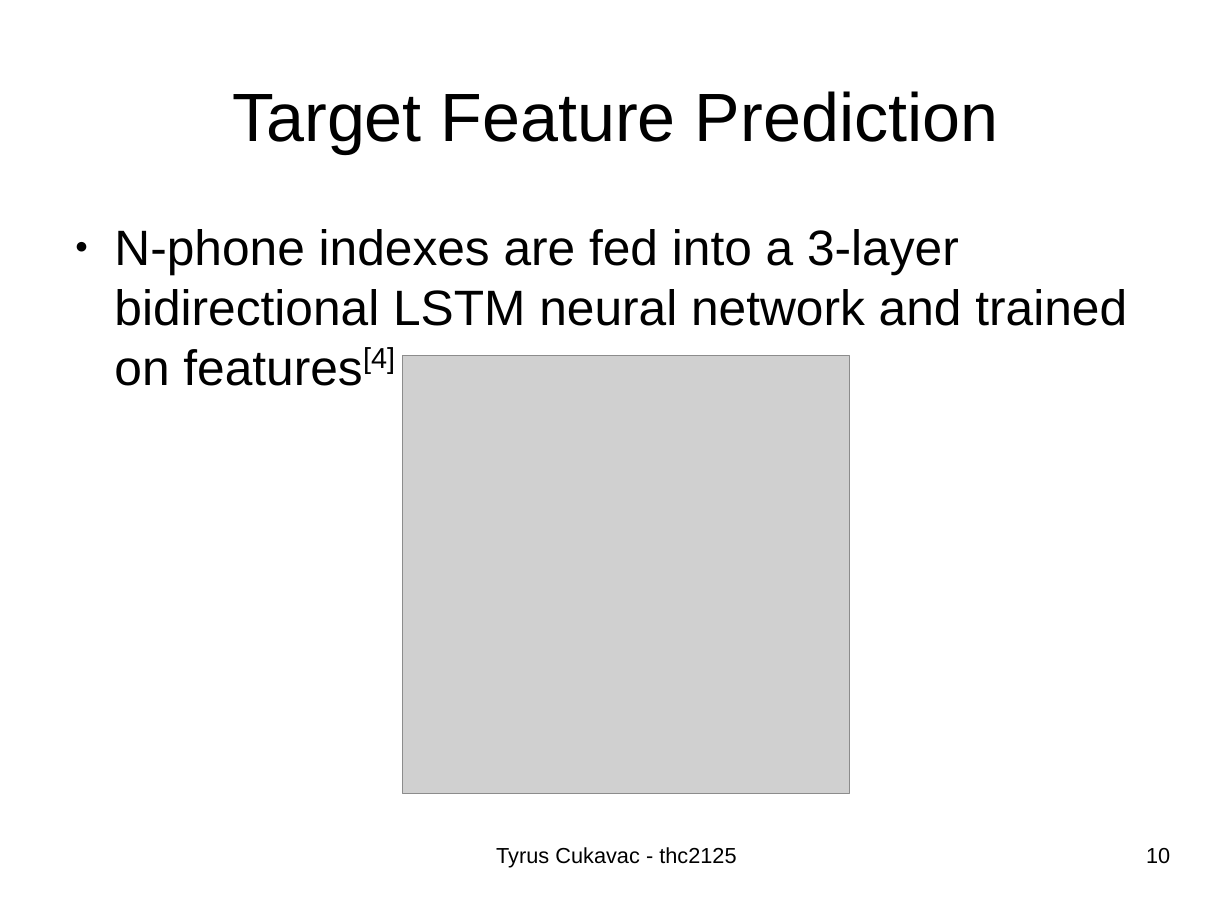
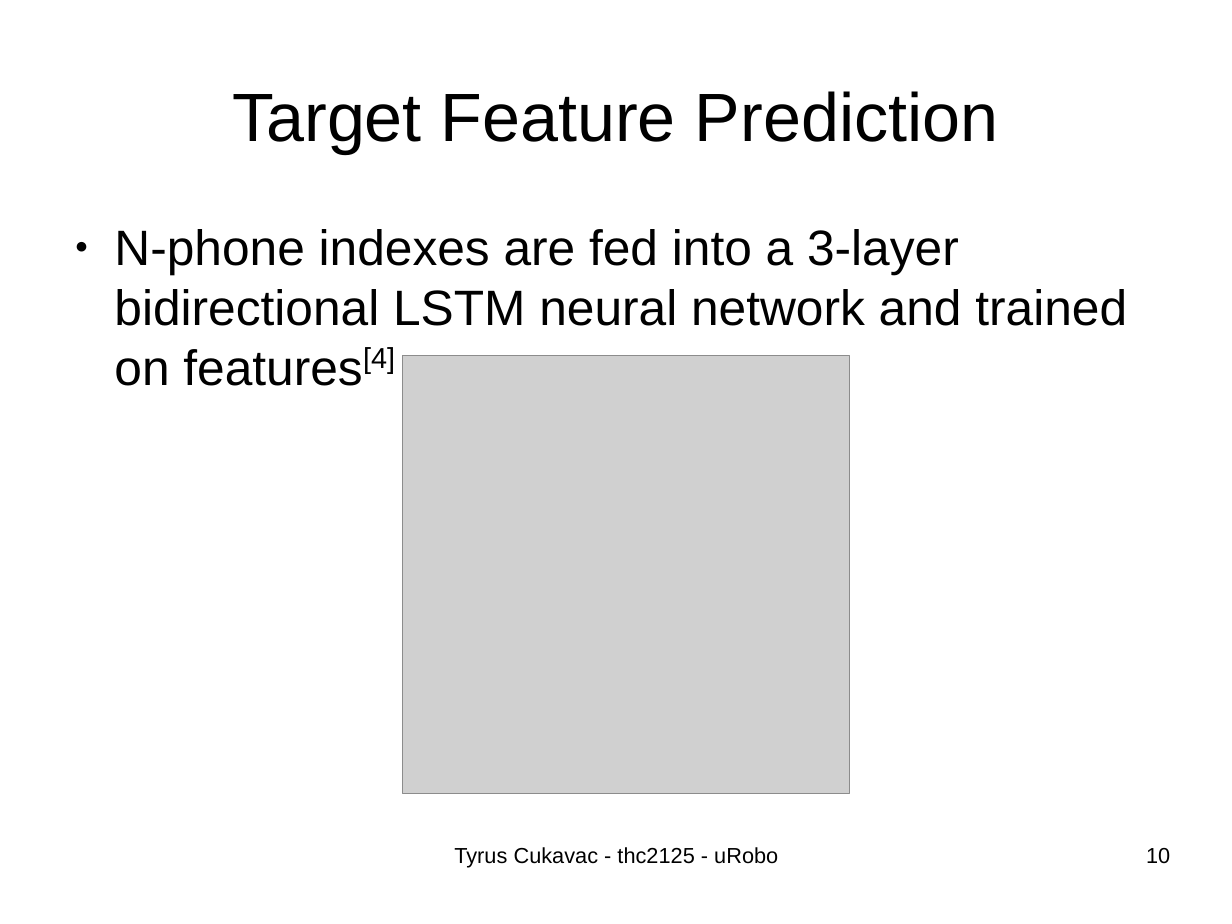
Before and after one commit to thc2125/uRobo, a slide deck: slide 10 of presentation/thc2125_presentation.odp. Drawn at 1232x924 pixels with LibreOffice and Linux fonts; fonts in the diff are those of the drawing; grey boxes stand for pictures. Boxes give left, top, right and bottom in pixels: in the first picture for what was removed or moved away, otherwise in the second. Text is boxed around its words. In the diff, an @@ line names an element or a change of style, - is before the commit and + after.

```diff
--- a/presentation/thc2125_presentation.odp
+++ b/presentation/thc2125_presentation.odp
@@ text at bbox=[454, 847, 778, 868]: text changed @@
-Tyrus Cukavac - thc2125
+Tyrus Cukavac - thc2125 - uRobo
```
Also in this commit, not shown: 18 other slides changed, 1 other file.
